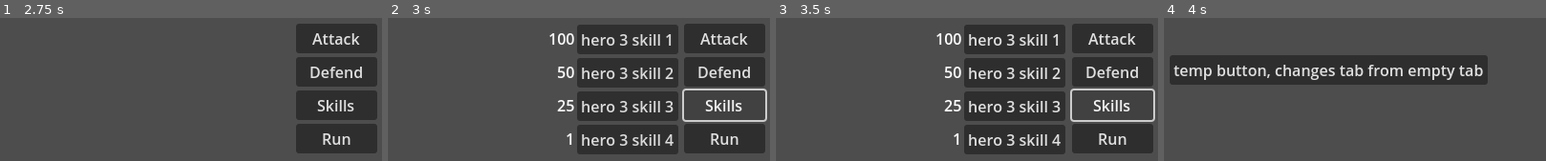
Above: before the commit, frames 1-4 (left to right).
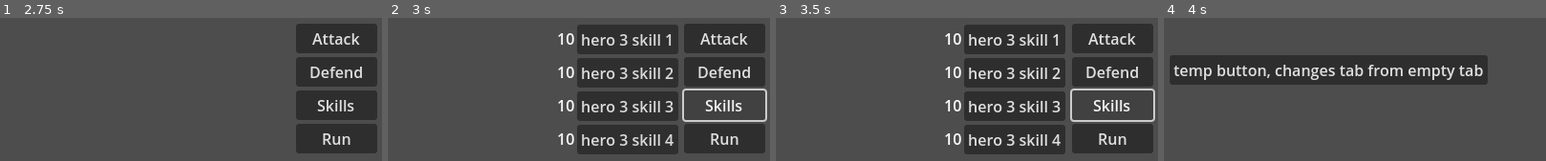
Above: after the commit, the same moments.

Repository: Tigeagle2/Final_team_game_CS399
Game: Godot game, scene res://scenes/battle.tscn
Same seed, same stepped clock (60 frames per second), same inputs: the game is played once before the commit and once after it. The project has no main scene, so this scene is started directly.
Inputs:
- Up to frame 1 (2.75 s): click "temp button, changes tab from…" at 0.5 s; click "Attack" at 1.25 s; click "Defend" at 2 s
- Up to frame 2 (3 s): click "Skills" at 2.75 s
- Up to frame 3 (3.5 s): no input
- Up to frame 4 (4 s): click "hero 3 skill 1" at 3.5 s

Frame 1 is identical in both runs. In frame 2, 0.6% of the frame differs, in the area x 42-49%, y 10-89%; in frame 3, 0.6%; in frame 4, nothing differs.

Commit message:
more work on ui

Diff:
--- a/scenes/battle.tscn
+++ b/scenes/battle.tscn
@@ -1,10 +1,13 @@
-[gd_scene load_steps=6 format=3 uid="uid://cofoqc5v6bsab"]
+[gd_scene load_steps=9 format=3 uid="uid://cofoqc5v6bsab"]
 
 [ext_resource type="PackedScene" uid="uid://dfa3sdwffdgfm" path="res://scenes/ui_scenes/fight_screen_ui.tscn" id="1_dn72j"]
 [ext_resource type="Script" uid="uid://d0mnwhf0qagvr" path="res://scripts/battle.gd" id="1_lpir7"]
-[ext_resource type="PackedScene" uid="uid://d0ckd3581fpk1" path="res://scenes/hero_infight_1.tscn" id="2_th188"]
-[ext_resource type="PackedScene" uid="uid://c3qrinu47g8mb" path="res://scenes/hero_infight_2.tscn" id="3_a12nh"]
-[ext_resource type="PackedScene" uid="uid://bwgp5suev3fdg" path="res://scenes/hero_infight_3.tscn" id="4_lpir7"]
+[ext_resource type="PackedScene" uid="uid://d0ckd3581fpk1" path="res://scenes/hero_infight_scenes/hero_infight_1.tscn" id="2_th188"]
+[ext_resource type="PackedScene" uid="uid://c3qrinu47g8mb" path="res://scenes/hero_infight_scenes/hero_infight_2.tscn" id="3_a12nh"]
+[ext_resource type="Script" uid="uid://b32x4u6mh45pg" path="res://scripts/hero_infight_1.gd" id="4_f4pi3"]
+[ext_resource type="PackedScene" uid="uid://bwgp5suev3fdg" path="res://scenes/hero_infight_scenes/hero_infight_3.tscn" id="4_lpir7"]
+[ext_resource type="Script" uid="uid://cyv7s5avu01i" path="res://scripts/hero_infight_2.gd" id="6_yahae"]
+[ext_resource type="Script" uid="uid://d127i0vnrtq87" path="res://scripts/hero_infight_3.gd" id="8_v7i3o"]
 
 [node name="battle" type="Node2D"]
 script = ExtResource("1_lpir7")
@@ -13,10 +16,16 @@
 unique_name_in_owner = true
 
 [node name="hero_infight_1" parent="." instance=ExtResource("2_th188")]
+unique_name_in_owner = true
 position = Vector2(372, 186)
+script = ExtResource("4_f4pi3")
 
-[node name="hero_infight2" parent="." instance=ExtResource("3_a12nh")]
+[node name="hero_infight_2" parent="." instance=ExtResource("3_a12nh")]
+unique_name_in_owner = true
 position = Vector2(371, 239)
+script = ExtResource("6_yahae")
 
-[node name="hero_infight3" parent="." instance=ExtResource("4_lpir7")]
+[node name="hero_infight_3" parent="." instance=ExtResource("4_lpir7")]
+unique_name_in_owner = true
 position = Vector2(375, 287)
+script = ExtResource("8_v7i3o")
--- a/scenes/ui_scenes/fight_screen_ui.tscn
+++ b/scenes/ui_scenes/fight_screen_ui.tscn
@@ -31,13 +31,13 @@
 layout_mode = 2
 metadata/_tab_index = 1
 
-[node name="hero_ui2_1" parent="TabContainer" instance=ExtResource("2_nqjdu")]
+[node name="hero_ui_2" parent="TabContainer" instance=ExtResource("2_nqjdu")]
 visible = false
 layout_mode = 2
 hero_id = 1
 metadata/_tab_index = 2
 
-[node name="hero_ui3_1" parent="TabContainer" instance=ExtResource("2_nqjdu")]
+[node name="hero_ui_3" parent="TabContainer" instance=ExtResource("2_nqjdu")]
 visible = false
 layout_mode = 2
 hero_id = 2
@@ -45,5 +45,5 @@
 
 [connection signal="pressed" from="TabContainer/empty_tab/Button" to="." method="_on_button_pressed"]
 [connection signal="hero_move" from="TabContainer/hero_ui_1" to="." method="_on_hero_ui_1_hero_move"]
-[connection signal="hero_move" from="TabContainer/hero_ui2_1" to="." method="_on_hero_ui_2_1_hero_move"]
-[connection signal="hero_move" from="TabContainer/hero_ui3_1" to="." method="_on_hero_ui_3_1_hero_move"]
+[connection signal="hero_move" from="TabContainer/hero_ui_2" to="." method="_on_hero_ui_2_1_hero_move"]
+[connection signal="hero_move" from="TabContainer/hero_ui_3" to="." method="_on_hero_ui_3_1_hero_move"]
--- a/scripts/battle.gd
+++ b/scripts/battle.gd
@@ -3,9 +3,15 @@
 
 # Called when the node enters the scene tree for the first time.
 func _ready() -> void:
-	%fight_screen_ui/hero_
-
+	call_deferred("connect_hero")
 
 # Called every frame. 'delta' is the elapsed time since the previous frame.
 func _process(delta: float) -> void:
 	pass
+func connect_hero():
+	%fight_screen_ui/TabContainer/hero_ui_1.linked_hero = %hero_infight_1
+	%fight_screen_ui/TabContainer/hero_ui_1.setup_linked_hero()
+	#%fight_screen_ui/TabContainer/hero_ui_2.linked_hero = %hero_infight_2
+	#%fight_screen_ui/TabContainer/hero_ui_2.setup_linked_hero()
+	#%fight_screen_ui/TabContainer/hero_ui_3.linked_hero = %hero_infight_3
+	#%fight_screen_ui/TabContainer/hero_ui_3.setup_linked_hero()
--- /dev/null
+++ b/scripts/hero_infight_1.gd
@@ -0,0 +1,14 @@
+extends Node2D
+var energy = 100
+var skill_1_energy: int = 50
+var skill_2_energy: int = 50
+var skill_3_energy: int = 50
+var skill_4_energy: int = 50
+# Called when the node enters the scene tree for the first time.
+func _ready() -> void:
+	pass # Replace with function body.
+
+
+# Called every frame. 'delta' is the elapsed time since the previous frame.
+func _process(delta: float) -> void:
+	pass
--- /dev/null
+++ b/scripts/hero_infight_2.gd
@@ -0,0 +1,14 @@
+extends Node2D
+var energy = 100
+var skill_1_energy: int = 50
+var skill_2_energy: int = 50
+var skill_3_energy: int = 50
+var skill_4_energy: int = 50
+# Called when the node enters the scene tree for the first time.
+func _ready() -> void:
+	pass # Replace with function body.
+
+
+# Called every frame. 'delta' is the elapsed time since the previous frame.
+func _process(delta: float) -> void:
+	pass
--- /dev/null
+++ b/scripts/hero_infight_3.gd
@@ -0,0 +1,14 @@
+extends Node2D
+var energy = 100
+var skill_1_energy: int = 50
+var skill_2_energy: int = 50
+var skill_3_energy: int = 50
+var skill_4_energy: int = 50
+# Called when the node enters the scene tree for the first time.
+func _ready() -> void:
+	pass # Replace with function body.
+
+
+# Called every frame. 'delta' is the elapsed time since the previous frame.
+func _process(delta: float) -> void:
+	pass
--- a/scripts/ui_scripts/fight_ui_scripts/hero_ui.gd
+++ b/scripts/ui_scripts/fight_ui_scripts/hero_ui.gd
@@ -4,7 +4,7 @@
 ## signal used to tell the tab container to change to a new tab
 signal change_tab
 ## links the characture for energy reasons
-@export var linked_hero: Node = null
+var linked_hero: Node2D
 ## stores the starting position for the skill menu for the tweens to use
 @onready var skill_home_x: float = %skill_menu.position.x
 var active_skill_tween: Tween
@@ -23,20 +23,12 @@
 # Called when the node enters the scene tree for the first time.
 func _ready() -> void:
 	setup_menu()
-	#skill_1_required_energy = linked_hero.skill_1_energy
-	#skill_2_required_energy = linked_hero.skill_2_energy
-	#skill_3_required_energy = linked_hero.skill_3_energy
-	#skill_4_required_energy = linked_hero.skill_4_energy
 
 # Called every frame. 'delta' is the elapsed time since the previous frame.
 func _process(delta: float) -> void:
 	pass
 func setup_menu():
 	%skill_menu.modulate.a = 0
-	%skill_1_button/energy_label.set_text(str(skill_1_required_energy))
-	%skill_2_button/energy_label.set_text(str(skill_2_required_energy))
-	%skill_3_button/energy_label.set_text(str(skill_3_required_energy))
-	%skill_4_button/energy_label.set_text(str(skill_4_required_energy))
 	if hero_id == 0:
 		%skill_1_button.set_text("hero 1 skill 1")
 		%skill_2_button.set_text("hero 1 skill 2")
@@ -55,6 +47,16 @@
 	else:
 		print("invalid hero selection")
 		get_tree().quit(1843)
+
+func setup_linked_hero():
+	skill_1_required_energy = linked_hero.skill_1_energy
+	skill_2_required_energy = linked_hero.skill_2_energy
+	skill_3_required_energy = linked_hero.skill_3_energy
+	skill_4_required_energy = linked_hero.skill_4_energy
+	%skill_1_button/energy_label.set_text(str(skill_1_required_energy))
+	%skill_2_button/energy_label.set_text(str(skill_2_required_energy))
+	%skill_3_button/energy_label.set_text(str(skill_3_required_energy))
+	%skill_4_button/energy_label.set_text(str(skill_4_required_energy))
 func toggle_skill_menu():
 	if skill_menu_open:
 		toggle_skill_menu_anminations()
Renamed: scenes/hero_infight_1.tscn -> scenes/hero_infight_scenes/hero_infight_1.tscn
Renamed: scenes/hero_infight_2.tscn -> scenes/hero_infight_scenes/hero_infight_2.tscn
Renamed: scenes/hero_infight_3.tscn -> scenes/hero_infight_scenes/hero_infight_3.tscn
Not shown, added: scripts/hero_infight_1.gd.uid
Not shown, added: scripts/hero_infight_2.gd.uid
Not shown, added: scripts/hero_infight_3.gd.uid
